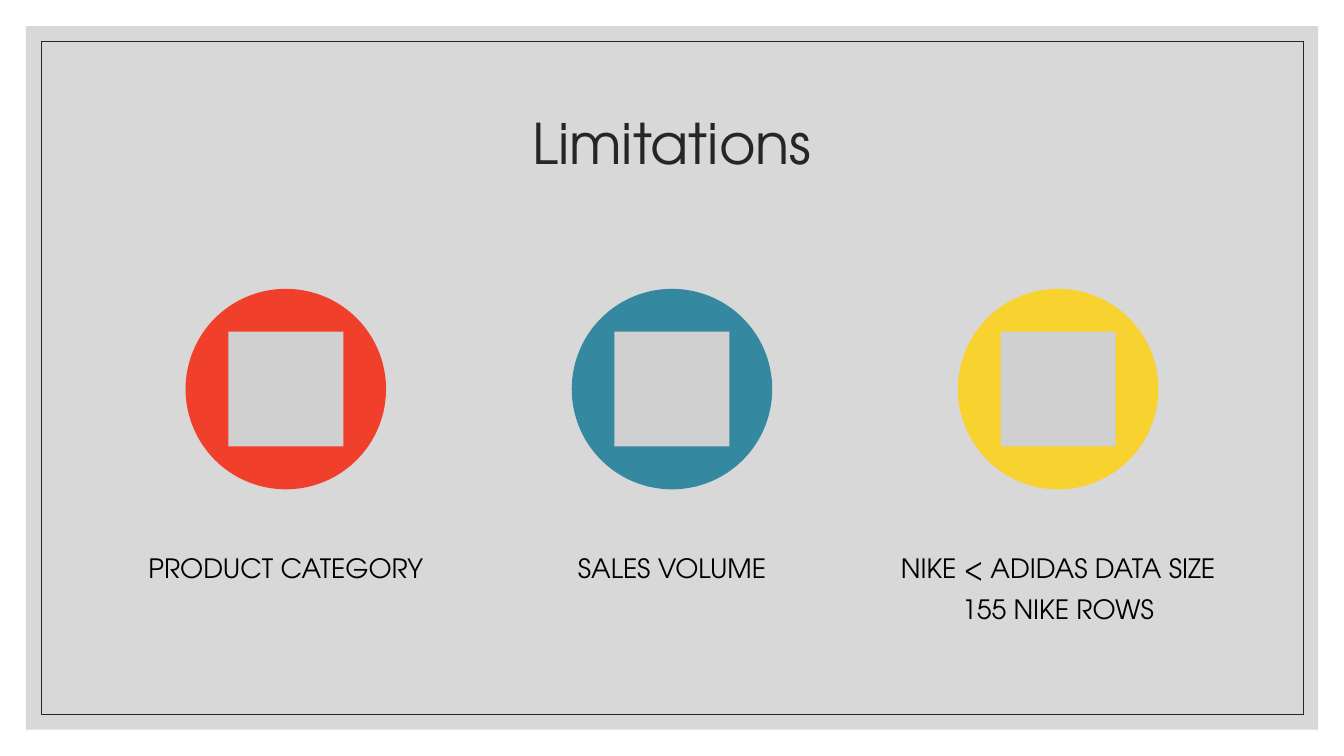
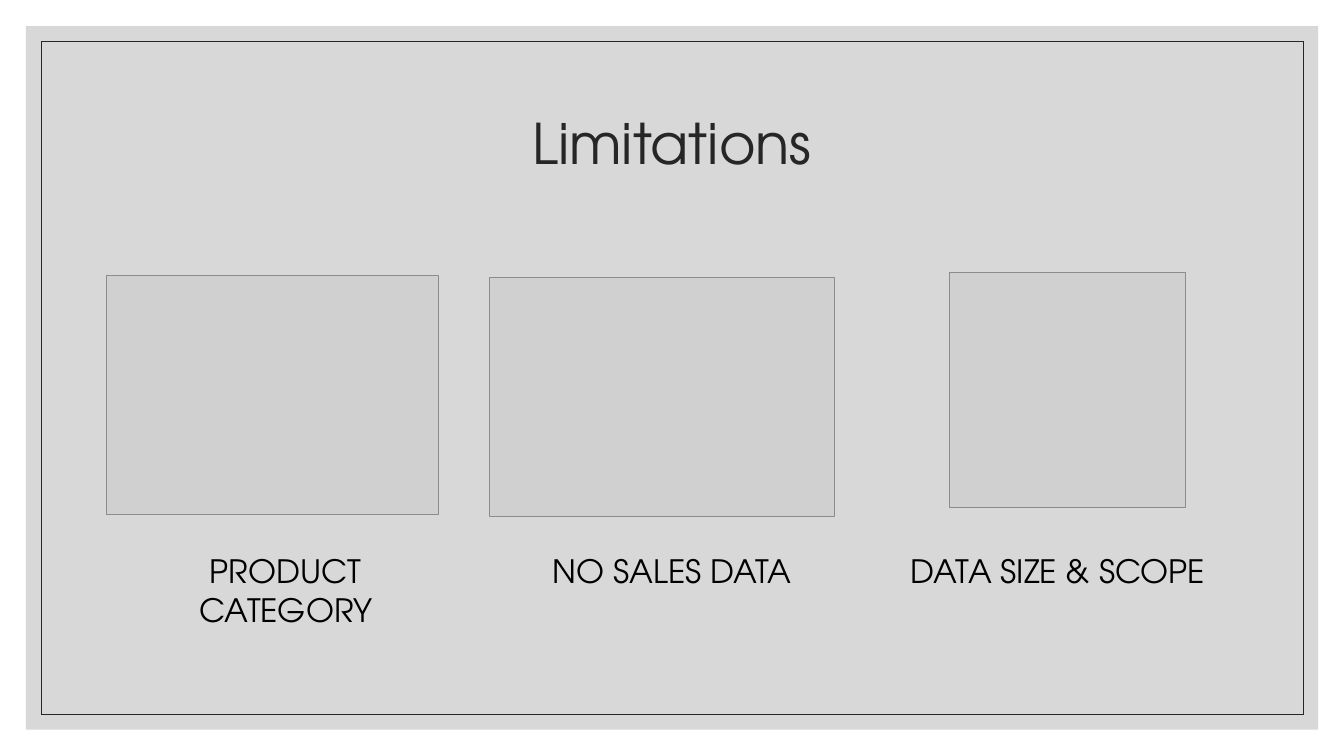
Before and after one commit to abgarberpaul/Nike-vs-Adidas, a slide deck: slide 4 of Nike_vs_Adidas.pptx. Drawn at 1344x756 pixels with LibreOffice and Linux fonts; fonts in the diff are those of the drawing; grey boxes stand for pictures. Boxes give left, top, right and bottom in pixels: in the first picture for what was removed or moved away, otherwise in the second. Text is boxed around its words. In the diff, an @@ line names an element or a change of style, - is before the commit and + after.

```diff
--- a/Nike_vs_Adidas.pptx
+++ b/Nike_vs_Adidas.pptx
@@ picture added at box(106, 275, 439, 514) @@
@@ picture added at box(489, 277, 835, 516) @@
@@ picture added at box(950, 272, 1186, 507) @@
@@ group removed at box(186, 289, 1158, 490): 3 ellipses, 3 pictures @@
@@ text "PRODUCT CATEGORY" at box(199, 559, 372, 623): size 19 to 23 pt; more space between paragraphs @@
@@ text at box(552, 559, 791, 584): text changed; size 19 to 23 pt @@
-SALES VOLUME
+NO SALES DATA
@@ text at box(911, 559, 1205, 584): text changed; size 19 to 23 pt @@
-NIKE < ADIDAS DATA SIZE
-155 NIKE ROWS
+DATA SIZE & SCOPE
```
Also in this commit, not shown: 4 other slides changed.
